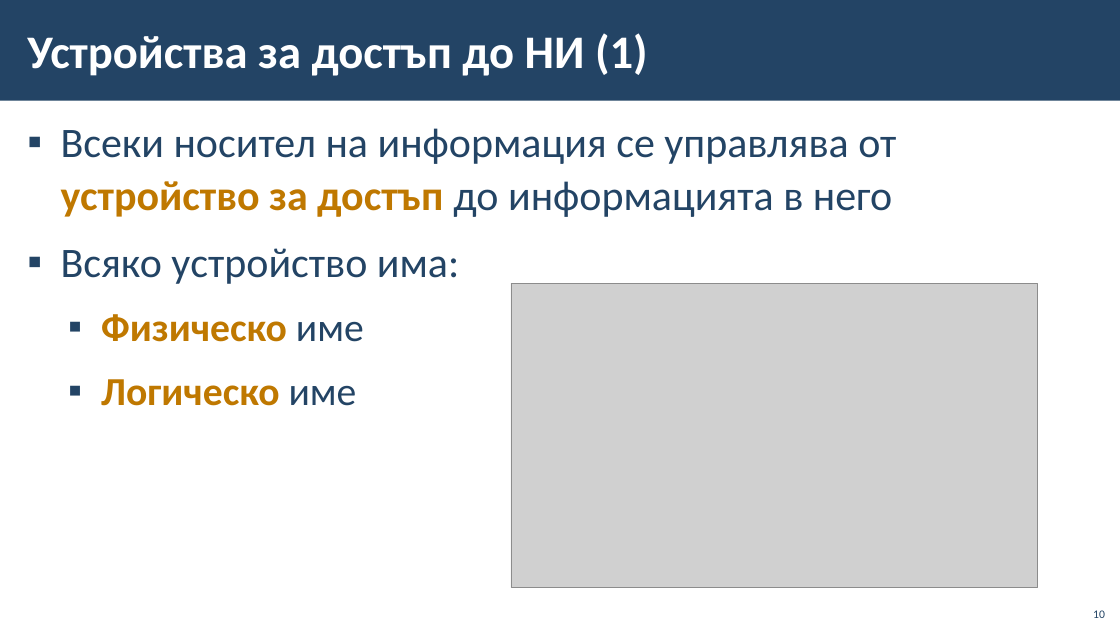
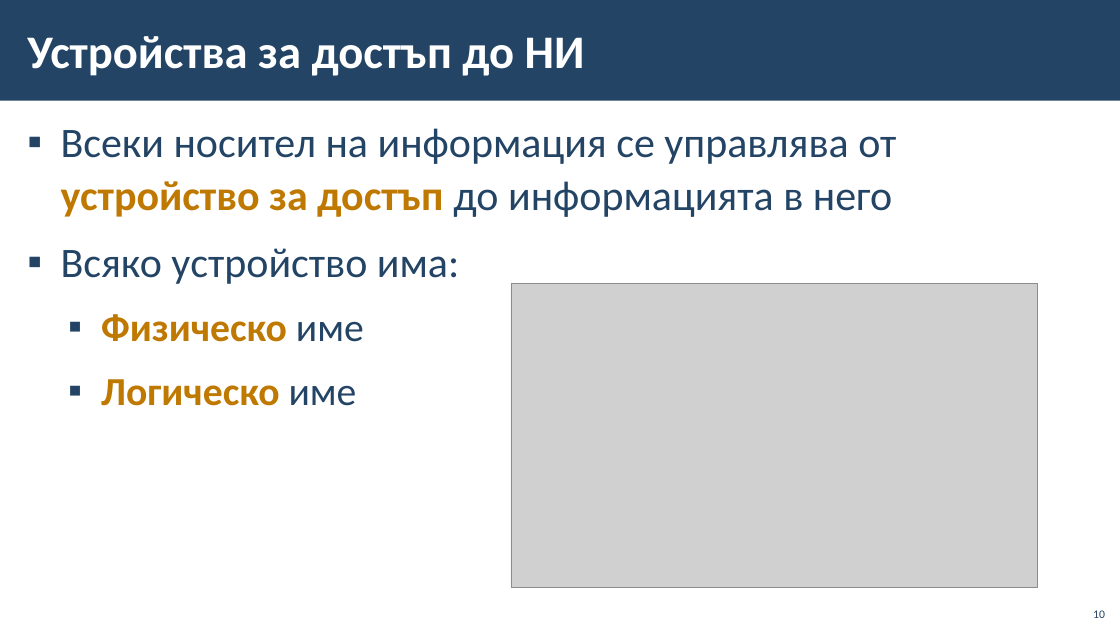
Before and after one commit to BG-IT-Edu/School-Programming, a slide deck: slide 10 of Courses/Computer-Modeling-and-IT/Computer-Modeling-and-IT-5-Class/03-Data-Storages/03-Data-Storages.pptx. Drawn at 1120x630 pixels with LibreOffice and Linux fonts; fonts in the diff are those of the drawing; grey boxes stand for pictures; background and template pictures are left out. Boxes give left, top, right and bottom in pixels: in the first picture for what was removed or moved away, otherwise in the second. Text is boxed around its words. In the diff, an @@ line names an element or a change of style, - is before the commit and + after.

```diff
--- a/Courses/Computer-Modeling-and-IT/Computer-Modeling-and-IT-5-Class/03-Data-Storages/03-Data-Storages.pptx
+++ b/Courses/Computer-Modeling-and-IT/Computer-Modeling-and-IT-5-Class/03-Data-Storages/03-Data-Storages.pptx
@@ title at box(27, 36, 585, 76): text changed @@
-Устройства за достъп до НИ (1)
+Устройства за достъп до НИ
```
Also in this commit, not shown: 3 other slides changed.
